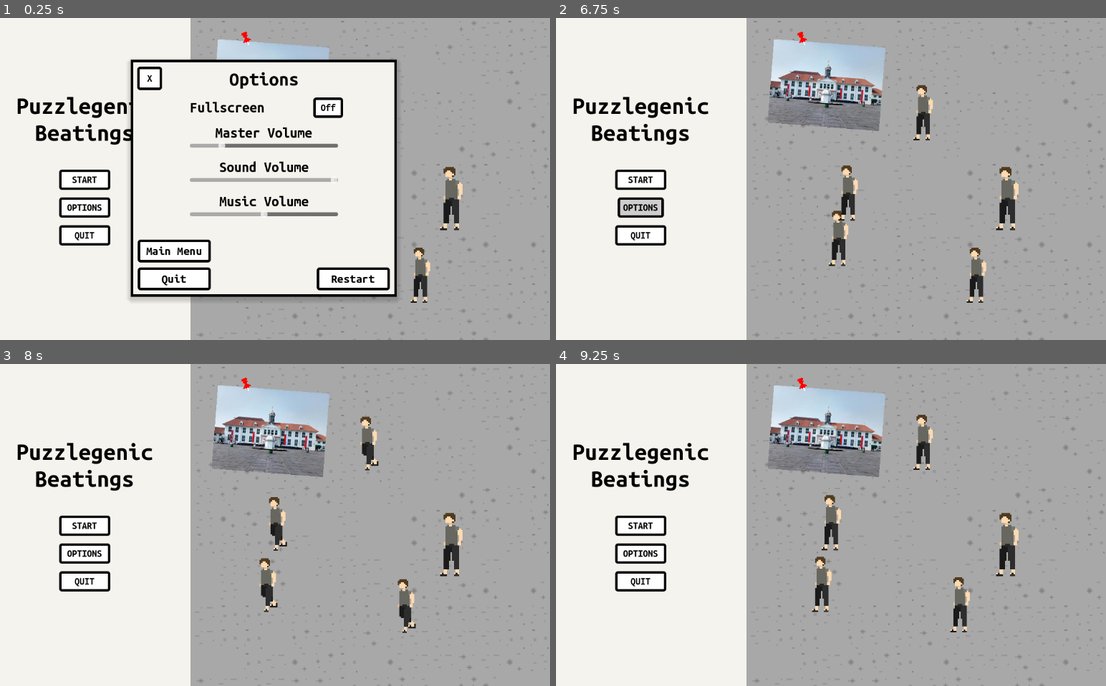
Above: before the commit, frames 1-4 (two rows, left to right).
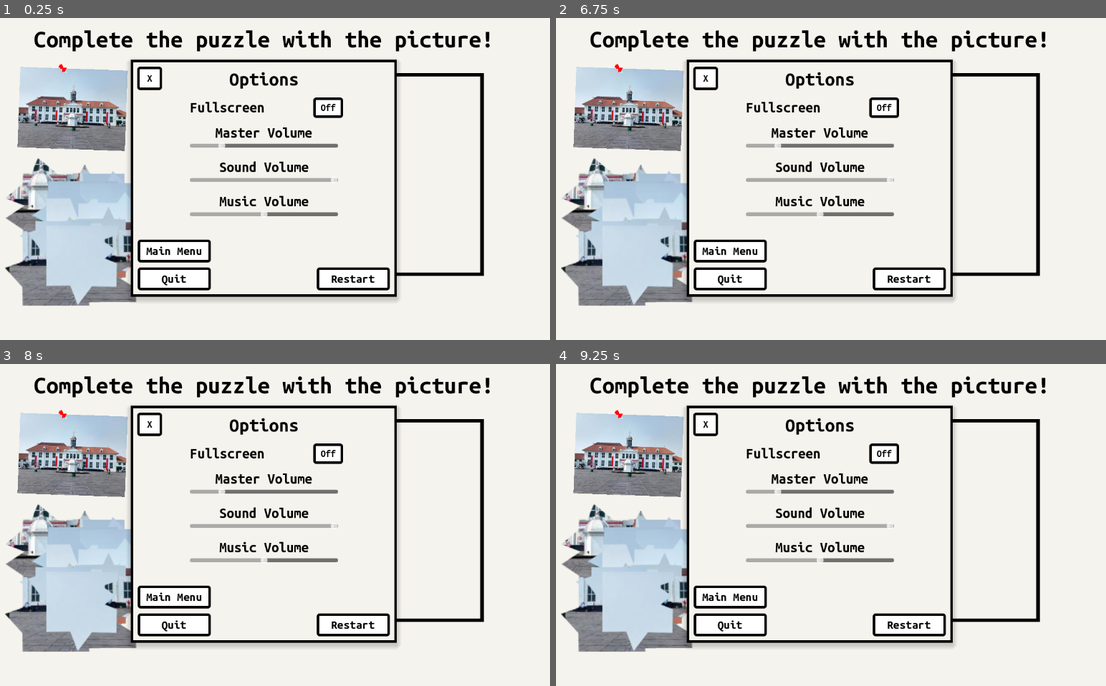
Above: after the commit, the same moments.

Repository: bibyru/Puzzlegenic-Beatings
Game: Godot game, scene res://Scenes/Puzzle/PuzzleLevel1.tscn
The game is run twice, just before and just after one commit, with the same random seed, the same clock (stepped at 60 frames per second) and the same inputs. Before the commit the project starts from res://Scenes/LevelStartMenu.tscn.
Inputs (mouse positions are in pixels of both pictures, inside the frame that each line leads up to):
- Up to frame 1 (0.25 s): no input
- Up to frame 2 (6.75 s): click "Restart" at 0.5 s; click "Restart" at 1.25 s; click "Restart" at 2 s; click (638, 179) at 2.75 s, where only the run before the commit has a clickable "START"; click (638, 179) at 3.5 s, where only the run before the commit has a clickable "START"; click "Off" at 4.25 s; click "Main Menu" at 5 s; click "X" at 5.75 s; click (638, 207) at 6.5 s, where only the run before the commit has a clickable "OPTIONS"
- Up to frame 3 (8 s): move the mouse to (390, 508) at 7.27 s; hold D (MoveRight) from 7.28 s (still down); hold J (Attack) from 7.28 s (still down)
- Up to frame 4 (9.25 s): move the mouse to (704, 541) at 8.02 s; release D (MoveRight) at 8.03 s; release J (Attack) at 8.03 s; hold S (MoveDown) 8.03-8.78 s; tap J (Attack) at 8.1, 9.05 s; tap Enter at 8.75 s; move the mouse to (875, 454) at 8.77 s; hold D (MoveRight) from 8.78 s (still down); hold E (Interact) from 8.78 s (still down)

The runs differ from the first frame. In frame 1, 51% of the frame differs, in the area x 0-100%, y 0-100%; in frame 2, 80%; in frame 3, 80%; in frame 4, 80%.

Commit message:
Update textures

Diff:
--- a/Scenes/Level1.tscn
+++ b/Scenes/Level1.tscn
@@ -1,10 +1,11 @@
-[gd_scene load_steps=9 format=3 uid="uid://csrayo6l2x6cb"]
+[gd_scene load_steps=10 format=3 uid="uid://csrayo6l2x6cb"]
 
 [ext_resource type="PackedScene" uid="uid://de87owwi01ddr" path="res://Scenes/InGame/TilesFloor.tscn" id="1_b1cld"]
 [ext_resource type="PackedScene" uid="uid://dvsgbsy8f6o2h" path="res://Scenes/InGame/PanningCam.tscn" id="2_2kw3b"]
 [ext_resource type="PackedScene" uid="uid://b7qs5p0n45xo0" path="res://Scenes/InGame/CharThug.tscn" id="3_74vj5"]
 [ext_resource type="Texture2D" uid="uid://bg5j42s8wxoqj" path="res://Sauce/Sprites/BG-GedungFatahillah-1.png" id="3_ismpm"]
 [ext_resource type="PackedScene" uid="uid://bs4kkobveuq3v" path="res://Scenes/InGame/CharPam.tscn" id="4_3kpei"]
+[ext_resource type="Texture2D" uid="uid://8ki5bqj3y5sp" path="res://Sauce/Sprites/BG-Sky.png" id="4_58th3"]
 
 [sub_resource type="RectangleShape2D" id="RectangleShape2D_4m1ff"]
 size = Vector2(20, 120)
@@ -28,24 +29,33 @@
 
 [node name="ParallaxBackground" type="ParallaxBackground" parent="."]
 
+[node name="ParallaxLayer2" type="ParallaxLayer" parent="ParallaxBackground"]
+
+[node name="TextureRect" type="TextureRect" parent="ParallaxBackground/ParallaxLayer2"]
+texture_filter = 1
+texture_repeat = 2
+anchors_preset = 15
+anchor_right = 1.0
+anchor_bottom = 1.0
+offset_left = -420.0
+offset_top = -63.0
+offset_right = 154.0
+offset_bottom = 2.0
+grow_horizontal = 2
+grow_vertical = 2
+size_flags_horizontal = 3
+size_flags_vertical = 3
+texture = ExtResource("4_58th3")
+expand_mode = 2
+stretch_mode = 1
+
 [node name="ParallaxLayer" type="ParallaxLayer" parent="ParallaxBackground"]
 motion_scale = Vector2(0.2, 0.2)
 
 [node name="Bg" type="Sprite2D" parent="ParallaxBackground/ParallaxLayer"]
 texture_filter = 1
-position = Vector2(38, 9)
-scale = Vector2(3, 3)
+position = Vector2(117, -16)
 texture = ExtResource("3_ismpm")
-
-[node name="ParallaxLayer2" type="ParallaxLayer" parent="ParallaxBackground"]
-
-[node name="ColorRect" type="ColorRect" parent="ParallaxBackground/ParallaxLayer2"]
-z_index = -10
-offset_left = -473.0
-offset_top = -89.0
-offset_right = 185.0
-offset_bottom = 53.0
-color = Color(0.721569, 0.968627, 1, 1)
 
 [node name="LevelLimits" type="StaticBody2D" parent="."]
 position = Vector2(-415, 0)
--- a/Scripts/PuzzleManager.gd
+++ b/Scripts/PuzzleManager.gd
@@ -56,5 +56,7 @@
 
 func _physics_process(delta):
 	if OnMe != null:
+		print(OnMe)
 		if Input.is_action_pressed("Attack"):
+			print("Buh")
 			OnMe.global_position = get_global_mouse_position()
--- a/project.godot
+++ b/project.godot
@@ -11,8 +11,8 @@
 [application]
 
 config/name="Puzzlegenic Beatings"
-run/main_scene="res://Scenes/LevelStartMenu.tscn"
-config/features=PackedStringArray("4.1", "Forward Plus")
+run/main_scene="res://Scenes/Puzzle/PuzzleLevel1.tscn"
+config/features=PackedStringArray("4.2", "Forward Plus")
 config/icon="res://Sauce/Sprites/Icon256.png"
 
 [autoload]
Not shown, added: Sauce/Sounds/InGameFight-PlayerDied.mp3.import
Not shown, added: Sauce/Sounds/InGameFight-PlayerHurt.mp3.import
Binary file changed: Sauce/Sprites/BG-GedungFatahillah-1.png
Binary file added: Sauce/Sprites/BG-Sky.png
Not shown, added: Sauce/Sprites/BG-Sky.png.import
Not shown, added: Sauce/Sounds/InGameFight-PlayerDied.mp3
Not shown, added: Sauce/Sounds/InGameFight-PlayerHurt.mp3
